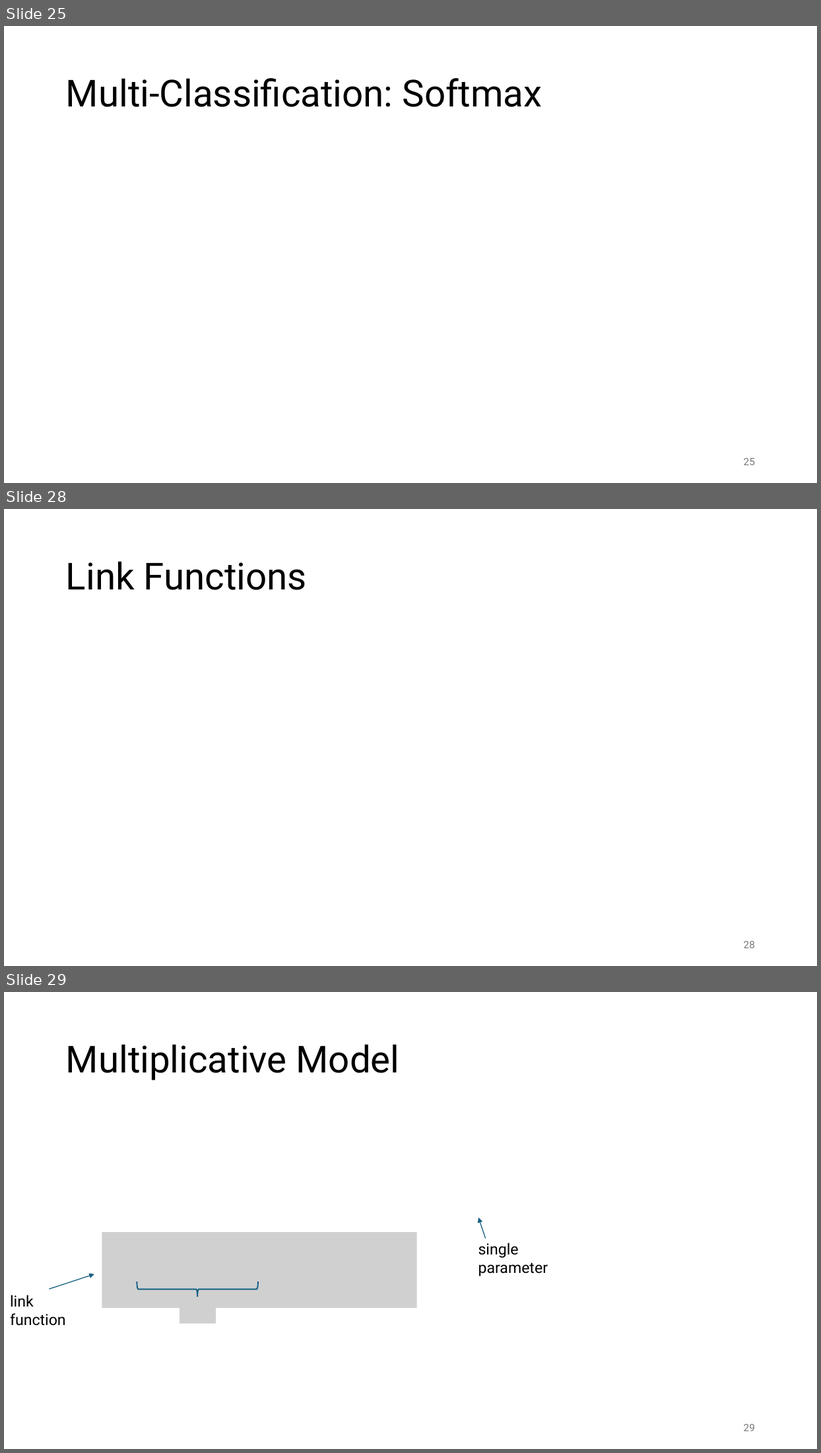
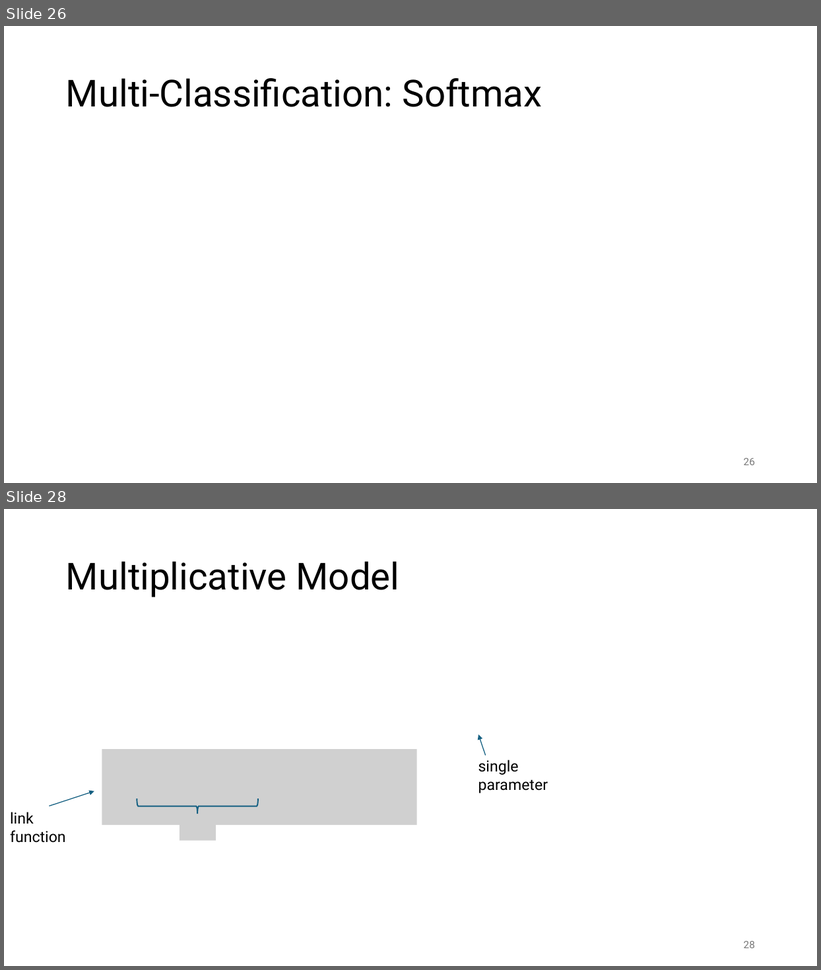
Before and after one commit to FelixWick/data_science, a slide deck: slides/5_ML.pptx. Shown one above the other, each under a label of ours: slides 25, 28 and 29 before the commit, slides 26 and 28 after it; the slides between them are not shown. The pictures are 821x1453 and 821x970 pixels, drawn with LibreOffice and Linux fonts; fonts in the diff are those of the drawing; grey boxes stand for pictures. Boxes give left, top, right and bottom in pixels: in the first picture for what was removed or moved away, otherwise in the second. Text is boxed around its words. In the diff, an @@ line names an element or a change of style, - is before the commit and + after.

```diff
--- a/slides/5_ML.pptx
+++ b/slides/5_ML.pptx
@@ slide 28 removed at <box>4,509,817,966</box>, background #FFFFFF @@
@@ title removed at <box>66,561,307,590</box> @@
-Link Functions
@@ page number removed at <box>744,941,755,949</box> @@
-28
@@ what was slide 25 is now slide 26 @@
@@ what was slide 29 is now slide 28 @@
```
Also in this commit, not shown: 3 slides changed, 1 slide added, 3 other slides removed, 5 other files.
